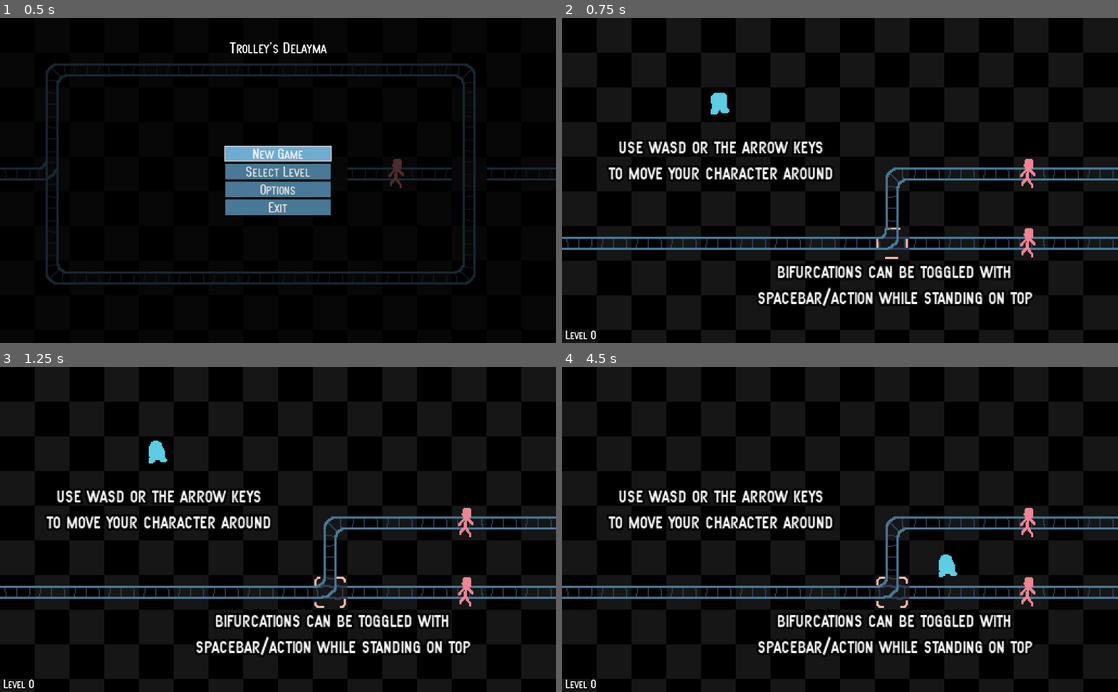
Above: before the commit, frames 1-4 (two rows, left to right).
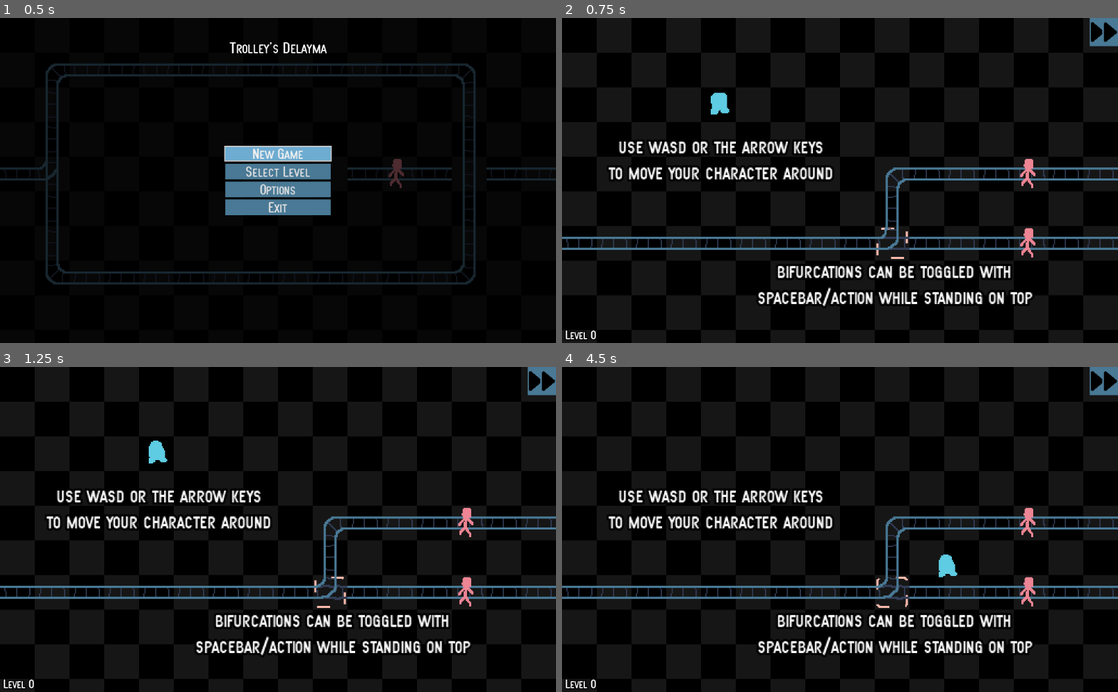
Above: after the commit, the same moments.

Repository: albertnez/ld50
Game: Godot game, scene res://scenes/main_menu_handler.tscn
Same seed, same stepped clock (60 frames per second), same inputs: the game is played once before the commit and once after it.
Inputs (mouse positions are in pixels of both pictures, inside the frame that each line leads up to):
- Up to frame 1 (0.5 s): no input
- Up to frame 2 (0.75 s): click "New Game" at 0.5 s
- Up to frame 3 (1.25 s): no input
- Up to frame 4 (4.5 s): click (1101, 380) at 1.27 s; tap Enter (restart) at 2 s; move the mouse to (962, 513) at 2.02 s; hold Right (ui_right) 2.03-2.78 s; move the mouse to (728, 545) at 2.77 s; hold Down (ui_down) 2.78-3.53 s; move the mouse to (895, 458) at 3.52 s; hold Right (ui_right) 3.53-4.28 s; move the mouse to (812, 594) at 4.27 s; hold F (fast_forward, bound only after the commit) from 4.28 s (still down)

Frame 1 is identical in both runs. In frame 2, 0.3% of the frame differs, in the area x 56-100%, y 0-75%; in frame 3, 0.3%; in frame 4, 0.3%.

Commit message:
Adding function fast forward button

Diff:
--- /dev/null
+++ b/assets/icons/forward-solid.svg
@@ -0,0 +1 @@
+<svg xmlns="http://www.w3.org/2000/svg" viewBox="0 0 512 512"><!--! Font Awesome Pro 6.1.1 by @fontawesome - https://fontawesome.com License - https://fontawesome.com/license (Commercial License) Copyright 2022 Fonticons, Inc. --><path d="M52.51 440.6l171.5-142.9V214.3L52.51 71.41C31.88 54.28 0 68.66 0 96.03v319.9C0 443.3 31.88 457.7 52.51 440.6zM308.5 440.6l192-159.1c15.25-12.87 15.25-36.37 0-49.24l-192-159.1c-20.63-17.12-52.51-2.749-52.51 24.62v319.9C256 443.3 287.9 457.7 308.5 440.6z"/></svg>
--- a/project.godot
+++ b/project.godot
@@ -94,6 +94,11 @@
 , Object(InputEventJoypadButton,"resource_local_to_scene":false,"resource_name":"","device":0,"button_index":11,"pressure":0.0,"pressed":false,"script":null)
  ]
 }
+fast_forward={
+"deadzone": 0.5,
+"events": [ Object(InputEventKey,"resource_local_to_scene":false,"resource_name":"","device":0,"alt":false,"shift":false,"control":false,"meta":false,"command":false,"pressed":false,"scancode":0,"physical_scancode":70,"unicode":0,"echo":false,"script":null)
+ ]
+}
 
 [physics]
 
--- a/scenes/event_bus.gd
+++ b/scenes/event_bus.gd
@@ -18,6 +18,7 @@
 signal person_crashed()
 signal toggle()
 signal level_completed()
+signal trolley_speed_changed(is_fast_forward)
 
 
 func _ready() -> void:
--- a/scenes/global_state.gd
+++ b/scenes/global_state.gd
@@ -6,6 +6,7 @@
 var in_main_menu = false
 var level = 0
 var in_true_end = false
+var fast_forward := false
 
 const TROLLEY_COLOR_LIST := [
 	Color("ee8695"),  # Palette Red.
@@ -70,6 +71,7 @@
 	level = new_level
 	level_completed = false
 	level_lost = false
+	fast_forward = false
 	for id in NUM_MAX_TROLLEYS:
 		_trolley_has_loop[id] = false
 
--- a/scenes/levels/tutorial/move_and_toggle.tscn
+++ b/scenes/levels/tutorial/move_and_toggle.tscn
@@ -32,4 +32,7 @@
 align = 1
 
 [node name="ActionHoverIndicator" parent="." index="5"]
-frame = 3
+frame = 2
+
+[node name="LevelTileHintSprite" parent="." index="7"]
+frame = 5
--- a/scenes/trolley.gd
+++ b/scenes/trolley.gd
@@ -3,6 +3,7 @@
 
 export (float, 10, 100, 5) var SPEED = 32
 export (float, 0.1, 5.0, 0.1) var SECONDS_PER_CELL = 1.0
+export (float, 1.0, 3.0, 0.1) var FAST_SPEED_MODIFIER = 1.8
 
 onready var _original_seconds_per_cell = SECONDS_PER_CELL
 onready var _slowdown_timer := $SlowDownTimer
@@ -62,6 +63,7 @@
 	EventBus.connect("trolley_killed_someone", self, "_handle_trolley_crash", [TrolleyMoveStrategy.FOLLOW_TRACK])
 	EventBus.connect("trolley_crash_with_trolley", self, "_handle_trolley_crash", [TrolleyMoveStrategy.FOLLOW_TRACK])
 	EventBus.connect("person_crashed", self, "_handle_trolley_crash", [TrolleyMoveStrategy.FOLLOW_TRACK])
+
 	add_to_group("Trolley")
 	pass
 
@@ -69,7 +71,10 @@
 func _process(delta: float) -> void:
 	assert(_is_resetted)
 	if SECONDS_PER_CELL < 1000:
-		_time_in_cell += delta
+		var dt := delta
+		if GlobalState.fast_forward:
+			dt *= FAST_SPEED_MODIFIER
+		_time_in_cell += dt
 	if not GlobalState.level_lost:
 		if _time_in_cell > SECONDS_PER_CELL:
 			# We move to the next cell.
--- a/scenes/ui/game_ui.gd
+++ b/scenes/ui/game_ui.gd
@@ -3,13 +3,12 @@
 onready var _game_over_control = $GameOver
 onready var _game_over_reason_label = $GameOver/VBoxContainer/ReasonLabel
 onready var _playing_ui = $PlayingUI
-onready var _trolley_timer_container = $PlayingUI/TimeUntilTrolley
-onready var _trolley_timer_progress_bar = $PlayingUI/TimeUntilTrolley/ProgressBar
 onready var _level_completed = $LevelCompleted
 onready var _level_label = $PlayingUI/LevelLabel
 onready var _first_time_gameover = $GameOver/VBoxContainer/FirstTimeGameOver
 onready var _last_time_gameover = $GameOver/VBoxContainer/LastTimeGameOver
 onready var _restart_label = $GameOver/VBoxContainer/RestartLabel
+onready var _fast_forward_button = $PlayingUI/FastForwardButton
 
 
 func _ready() -> void:
@@ -35,20 +34,12 @@
 
 
 func _on_EventBus_level_restart() -> void:
+	_fast_forward_button.pressed = false
 	_game_over_control.hide()
 	_level_completed.hide()
 	_level_label.text = str("Level ", GlobalState.level)
 	_playing_ui.visible = not GlobalState.in_main_menu
 
-
-func _on_EventBus_new_level_waiting_for_trolley(seconds: float) -> void:
-	_trolley_timer_container.show()
-	_trolley_timer_progress_bar.max_value = seconds
-	_trolley_timer_progress_bar.value = seconds
-
-
-func _on_EventBus_trolley_created() -> void:
-	_trolley_timer_container.hide()
 
 
 func _on_EventBus_level_completed() -> void:
@@ -56,4 +47,10 @@
 
 
 func _process(delta: float) -> void:
-	_trolley_timer_progress_bar.value = max(0, _trolley_timer_progress_bar.value - delta)
+	if Input.is_action_just_pressed("fast_forward"):
+		_fast_forward_button.pressed = not _fast_forward_button.pressed
+
+
+func _on_FastForwardButton_toggled(button_pressed: bool) -> void:
+	GlobalState.fast_forward = button_pressed
+	pass # Replace with function body.
--- a/scenes/ui/game_ui.tscn
+++ b/scenes/ui/game_ui.tscn
@@ -1,9 +1,11 @@
-[gd_scene load_steps=5 format=2]
+[gd_scene load_steps=7 format=2]
 
 [ext_resource path="res://scenes/ui/game_ui.gd" type="Script" id=1]
 [ext_resource path="res://scenes/ui/font_splash.tres" type="DynamicFont" id=2]
 [ext_resource path="res://scenes/ui/font_small.tres" type="DynamicFont" id=3]
 [ext_resource path="res://scenes/ui/font_med.tres" type="DynamicFont" id=4]
+[ext_resource path="res://assets/icons/forward-solid.svg" type="Texture" id=5]
+[ext_resource path="res://assets/theme/new_theme.tres" type="Theme" id=6]
 
 [node name="GameUI" type="Control"]
 anchor_right = 1.0
@@ -11,7 +13,6 @@
 script = ExtResource( 1 )
 
 [node name="PlayingUI" type="Control" parent="."]
-visible = false
 anchor_right = 1.0
 anchor_bottom = 1.0
 size_flags_horizontal = 3
@@ -27,27 +28,20 @@
 custom_fonts/font = ExtResource( 3 )
 text = "Level: 0"
 
-[node name="TimeUntilTrolley" type="VBoxContainer" parent="PlayingUI"]
-visible = false
-anchor_left = 0.5
-anchor_right = 0.5
-margin_left = -60.0
-margin_right = 60.0
-margin_bottom = 40.0
-
-[node name="Label" type="Label" parent="PlayingUI/TimeUntilTrolley"]
-margin_right = 120.0
-margin_bottom = 14.0
-text = "Time until Trolley"
-
-[node name="ProgressBar" type="ProgressBar" parent="PlayingUI/TimeUntilTrolley"]
-margin_top = 18.0
-margin_right = 120.0
-margin_bottom = 20.0
-value = 100.0
-percent_visible = false
+[node name="FastForwardButton" type="Button" parent="PlayingUI"]
+anchor_left = 1.0
+anchor_right = 1.0
+margin_left = -52.0
+margin_bottom = 52.0
+focus_mode = 0
+theme = ExtResource( 6 )
+toggle_mode = true
+icon = ExtResource( 5 )
+icon_align = 1
+expand_icon = true
 
 [node name="GameOver" type="Control" parent="."]
+visible = false
 anchor_right = 1.0
 anchor_bottom = 1.0
 
@@ -102,6 +96,7 @@
 align = 1
 
 [node name="LevelCompleted" type="Control" parent="."]
+visible = false
 anchor_right = 1.0
 anchor_bottom = 1.0
 
@@ -132,3 +127,5 @@
 text = "
 Press ENTER/START to go to the NEXT LEVEL"
 align = 1
+
+[connection signal="toggled" from="PlayingUI/FastForwardButton" to="." method="_on_FastForwardButton_toggled"]
Binary file added: assets/icons/fast_forward_noto_emoji.png
Not shown, added: assets/icons/fast_forward_noto_emoji.png.import
Not shown, added: assets/icons/forward-solid.svg.import
